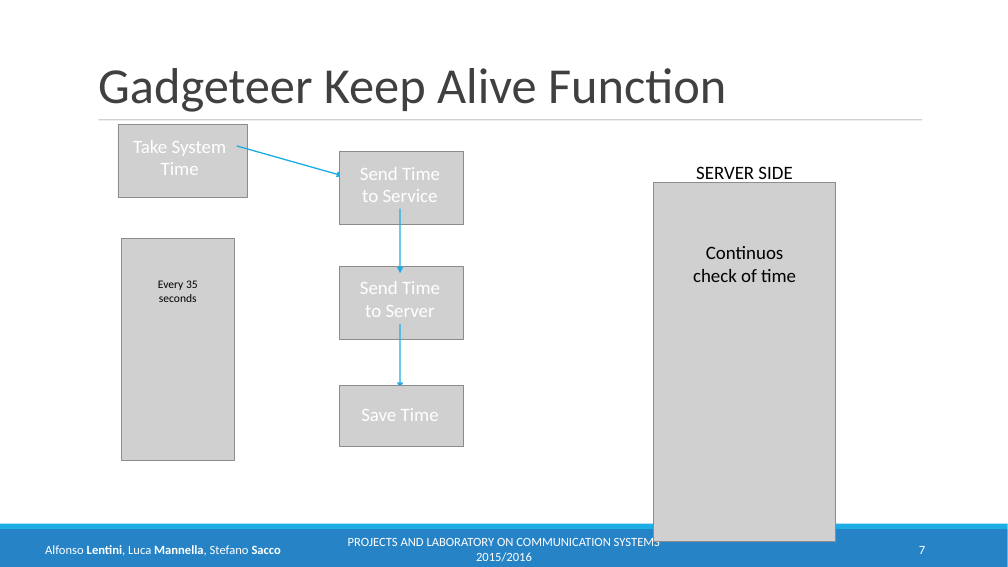
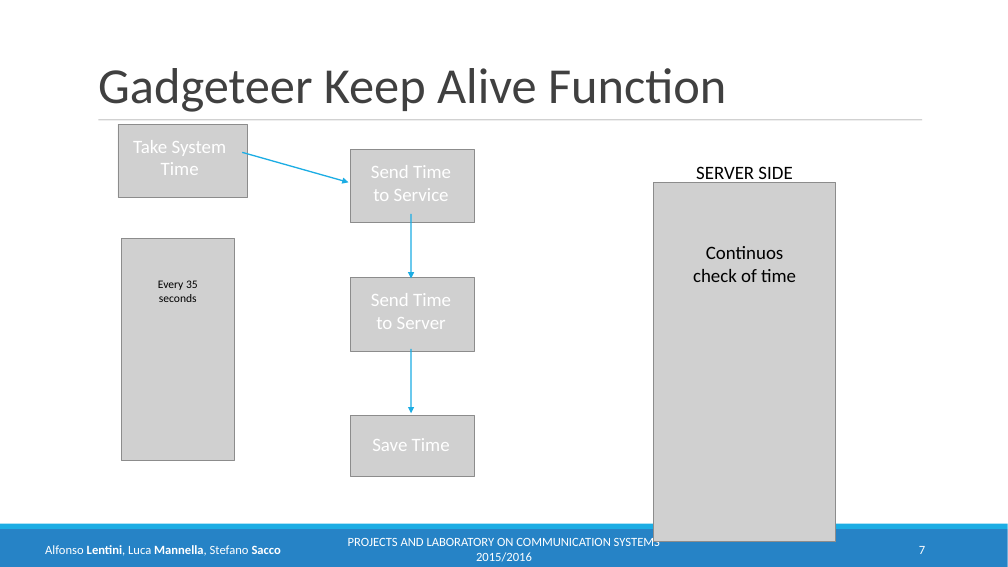
Before and after one commit to LucaMannella/PL_FEZ3, a slide deck: slide 7 of PL_FEZ03_widescreen(edit).ppt. Drawn at 1008x567 pixels with LibreOffice and Linux fonts; fonts in the diff are those of the drawing; grey boxes stand for pictures; background and template pictures are left out. Boxes give left, top, right and bottom in pixels: in the first picture for what was removed or moved away, otherwise in the second. Text is boxed around its words. In the diff, an @@ line names an element or a change of style, - is before the commit and + after.

```diff
--- a/PL_FEZ03_widescreen(edit).ppt
+++ b/PL_FEZ03_widescreen(edit).ppt
@@ arrow moved from (237, 146) - (343, 176) to (242, 153) - (348, 182) @@
@@ picture: place and size @@
-picture at (339, 152, 463, 225)
+picture at (350, 150, 475, 223)
@@ text "Send Time to Service": place and size @@
-text "Send Time to Service" at (360, 167, 440, 202)
+text "Send Time to Service" at (371, 165, 451, 201)
@@ arrow moved from (400, 209) - (400, 273) to (411, 214) - (411, 278) @@
@@ picture: place and size @@
-picture at (339, 266, 463, 339)
+picture at (350, 277, 475, 351)
@@ text "Send Time to Server": place and size @@
-text "Send Time to Server" at (360, 281, 440, 317)
+text "Send Time to Server" at (371, 293, 451, 329)
@@ arrow moved from (400, 324) - (400, 388) to (411, 348) - (411, 413) @@
@@ picture: place and size @@
-picture at (339, 385, 463, 446)
+picture at (350, 415, 475, 476)
@@ text "Save Time": place and size @@
-text "Save Time" at (361, 408, 439, 421)
+text "Save Time" at (372, 438, 450, 451)
```
Also in this commit, not shown: 2 other slides changed, 1 other file.
